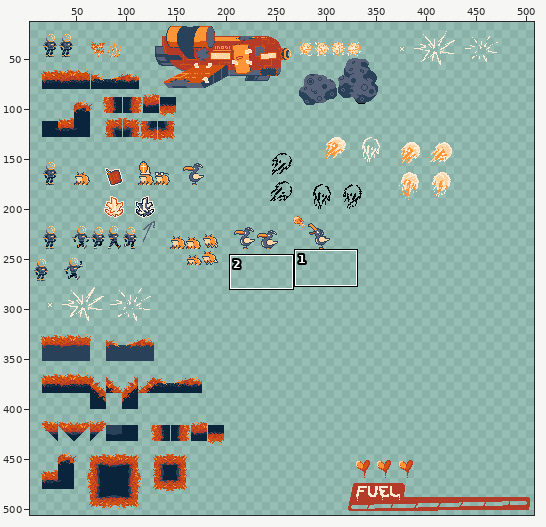
One commit to this pixel-art file: LilGuyShooter/Sprites/gamejam-art.aseprite. Above, an overview of the earlier version with the close-up marked.
Close-up. Before the edit:
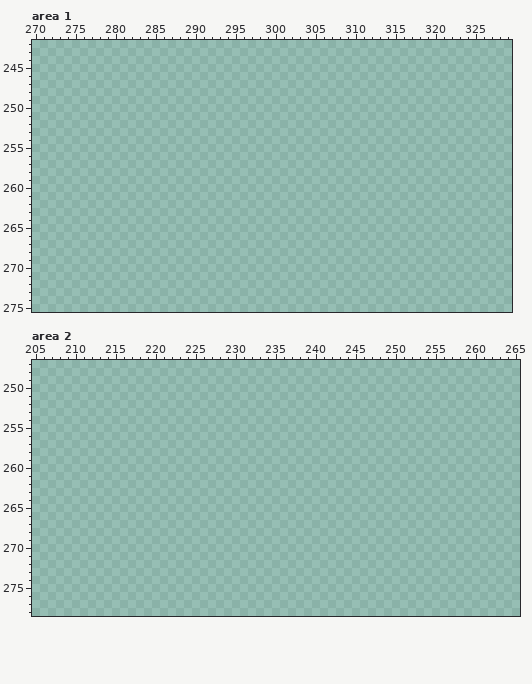
512x512 pixels, 1 frame. Shown: area 1: x 270..329, y 242..275; area 2: x 205..265, y 247..278. The wide view leaves out empty margins. The commit also changed other parts of the picture, which this record leaves out.
Visible layers, top first: "Items", "Energy Ball", "Asteroid", "Ship-2", "UI", "Enemies", "Environment", "Playable Character".
Palette (. is transparent): 
After the commit:
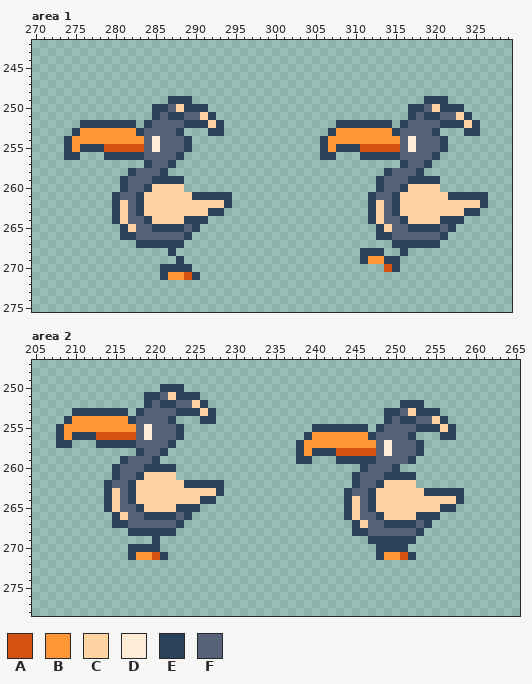
Colours new in this view: A #d45211  B #ff9537  C #ffd4a3  D #ffecd6  E #2a415a  F #586279
Change:
Changed rows in their new state; - is an unchanged pixel.
Area 1, layer "Enemies":
first column x 274:
249 -------------EEE-----------------------------EEE-----
250 -----------EEFCEEE-------------------------EEFCEEE---
251 -----------EFEEFFCE------------------------EFEEFFCE--
252 --EEEEEEE-EFFFFEEECE--------------EEEEEEE-EFFFFEEECE-
253 -EBBBBBBBEFFFFE---EE-------------EBBBBBBBEFFFFE---EE-
254 EBBBBBBBBBFDFFFE----------------EBBBBBBBBBFDFFFE-----
255 EBEEEAAAAAFDFFFE----------------EBEEEAAAAAFDFFFE-----
256 EE---EEEEEFFFFE-----------------EE---EEEEEFFFFE------
257 ----------EFFE----------------------------EFFE-------
258 --------EFFFE---------------------------EFFFE--------
259 -------EFFFEEEE------------------------EFFFEEEE------
260 -------EFFECCCC------------------------EFFECCCC------
261 ------EFFECCCCCCEEEEE-----------------EFFECCCCCCEEEEE
262 ------ECFECCCCCCCCCCE-----------------ECFECCCCCCCCCCE
263 ------ECFECCCCCCCCEE------------------ECFECCCCCCCCEE-
264 ------ECFFECCCCEEE--------------------ECFFECCCCEEE---
265 -------ECFFEEEEFE----------------------ECFFEEEEFE----
266 -------EEFFFFFFE-----------------------EEFFFFFFE-----
267 ---------EEEEEE--------------------------EEEEEE------
268 -------------E-----------------------EEE--E----------
269 --------------E----------------------EBBEE-----------
270 ------------EEEE------------------------AE-----------
271 ------------EBBAE------------------------------------
Area 2, layer "Enemies":
first column x 208:
250 -------------EEE-----------------------------------
251 -----------EEFCEEE---------------------------------
252 -----------EFEEFFCE------------------------EEE-----
253 --EEEEEEE-EFFFFEEECE---------------------EEFCEEE---
254 -EBBBBBBBEFFFFE---EE---------------------EFEEFFCE--
255 EBBBBBBBBBFDFFFE----------------EEEEEEE-EFFFFEEECE-
256 EBEEEAAAAAFDFFFE---------------EBBBBBBBEFFFFE---EE-
257 EE---EEEEEFFFFE---------------EBBBBBBBBBFDFFFE-----
258 ----------EFFE----------------EBEEEAAAAAFDFFFE-----
259 --------EFFFE-----------------EE---EEEEEFFFFE------
260 -------EFFFEEEE-----------------------EFFFE--------
261 -------EFFECCCC----------------------EFFFEEEE------
262 ------EFFECCCCCCEEEEE----------------EFFECCCC------
263 ------ECFECCCCCCCCCCE---------------EFFECCCCCCEEEEE
264 ------ECFECCCCCCCCEE----------------ECFECCCCCCCCCCE
265 ------ECFFECCCCEEE------------------ECFECCCCCCCCEE-
266 -------ECFFEEEEFE-------------------ECFFECCCCEEE---
267 -------EEFFFFFFE---------------------ECFFEEEEFE----
268 ---------EEEEEE----------------------EEFFFFFFE-----
269 ------------E--------------------------EEEEEE------
270 ---------EEEE---------------------------EEEE-------
271 ---------EBBAE--------------------------EBBAE------
Where, in picture pixels (left, top, right, bottom), the same in both close-ups:
added: (64, 96, 232, 280)
added: (320, 96, 488, 272)
added: (56, 384, 224, 560)
added: (296, 400, 464, 560)
